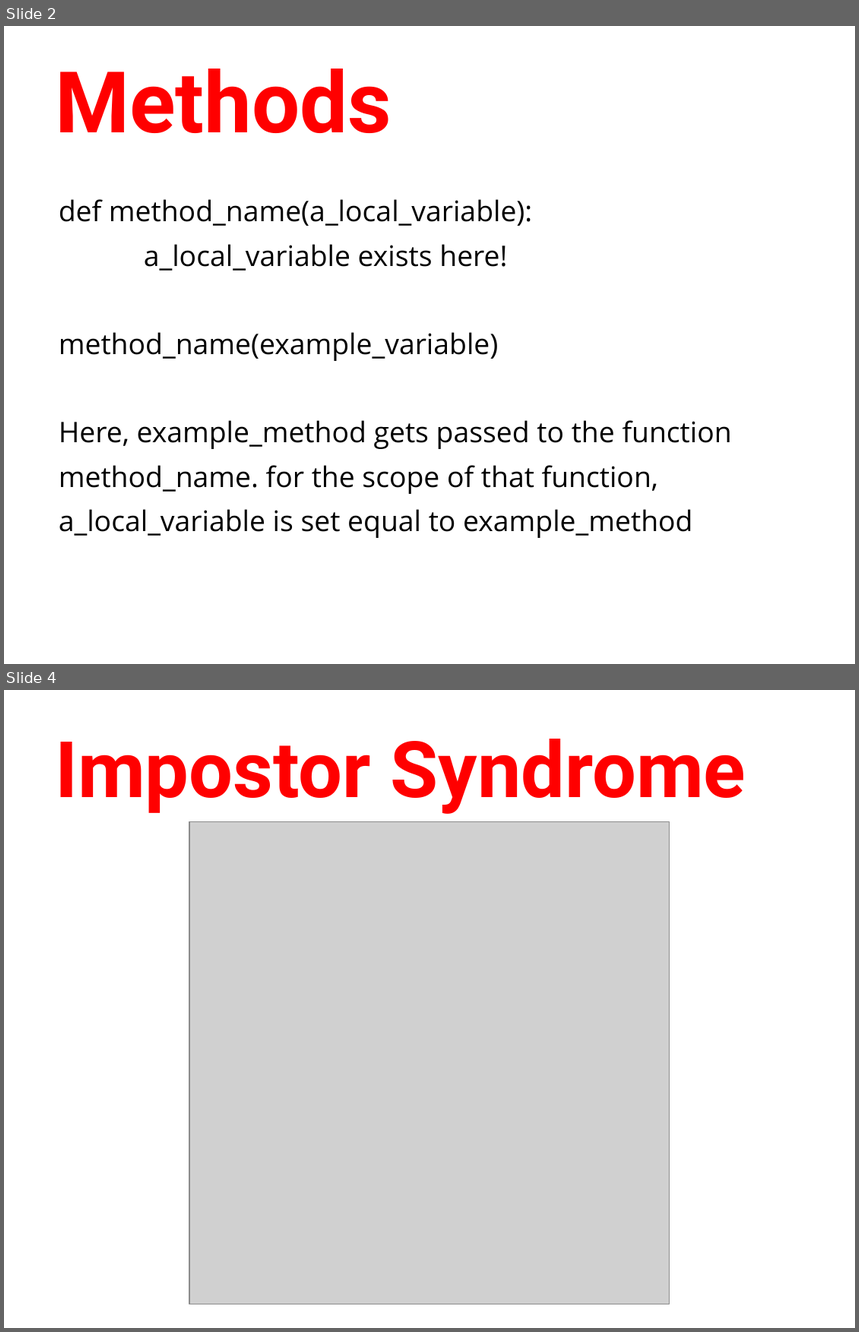
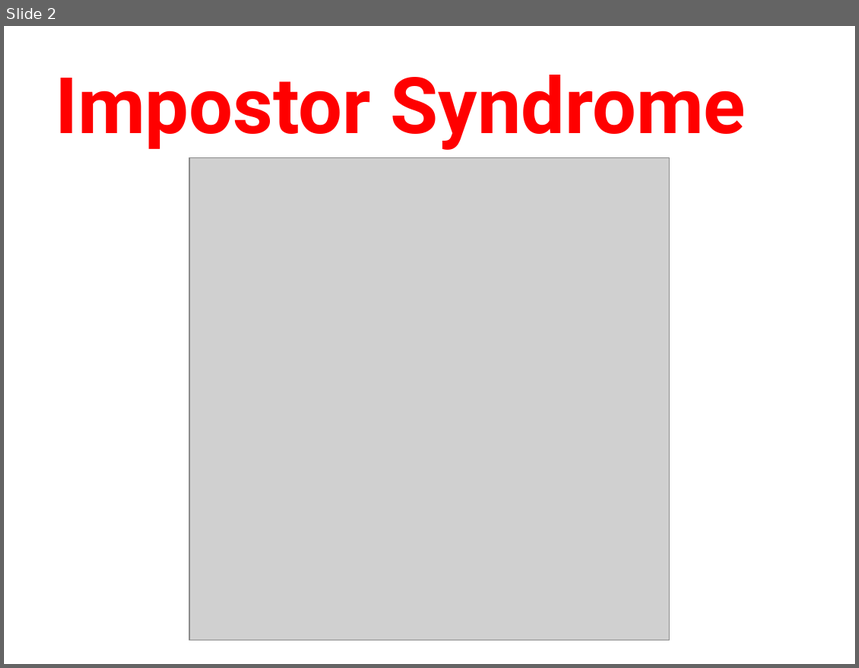
Before and after one commit to humanitiesprogramming/slides, a slide deck: 2018/python/day3-review.pptx. Shown one above the other, each under a label of ours: slides 2 and 4 before the commit, slide 2 after it; the slides between them are not shown. The pictures are 859x1332 and 859x668 pixels, drawn with LibreOffice and Linux fonts; fonts in the diff are those of the drawing; grey boxes stand for pictures. Boxes give left, top, right and bottom in pixels: in the first picture for what was removed or moved away, otherwise in the second. Text is boxed around its words. In the diff, an @@ line names an element or a change of style, - is before the commit and + after.

Commit message:
Update slides for 2018

```diff
--- a/2018/python/day3-review.pptx
+++ b/2018/python/day3-review.pptx
@@ slide 2 removed at <box>4,26,855,664</box>, background #FFFFFF @@
@@ title removed at <box>55,69,392,133</box> @@
-Methods
@@ text removed at <box>59,199,732,538</box> @@
-def method_name(a_local_variable):
-a_local_variable exists here!
-method_name(example_variable)
-Here, example_method gets passed to the function method_name. for the scope of that function, a_local_variable is set equal to example_method
@@ what was slide 4 is now slide 2 @@
```
Also in this commit, not shown: 1 other slide removed.
